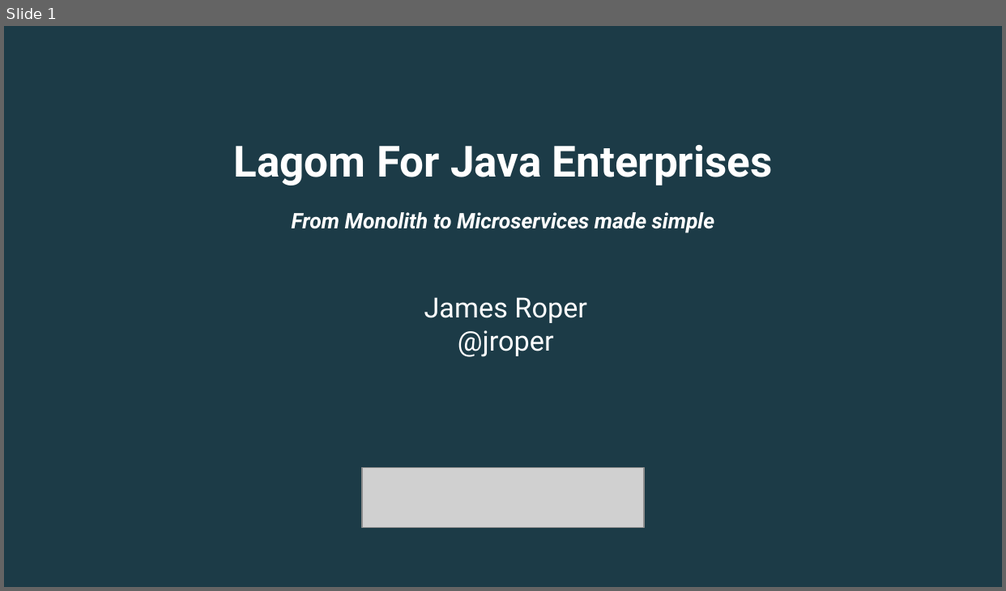
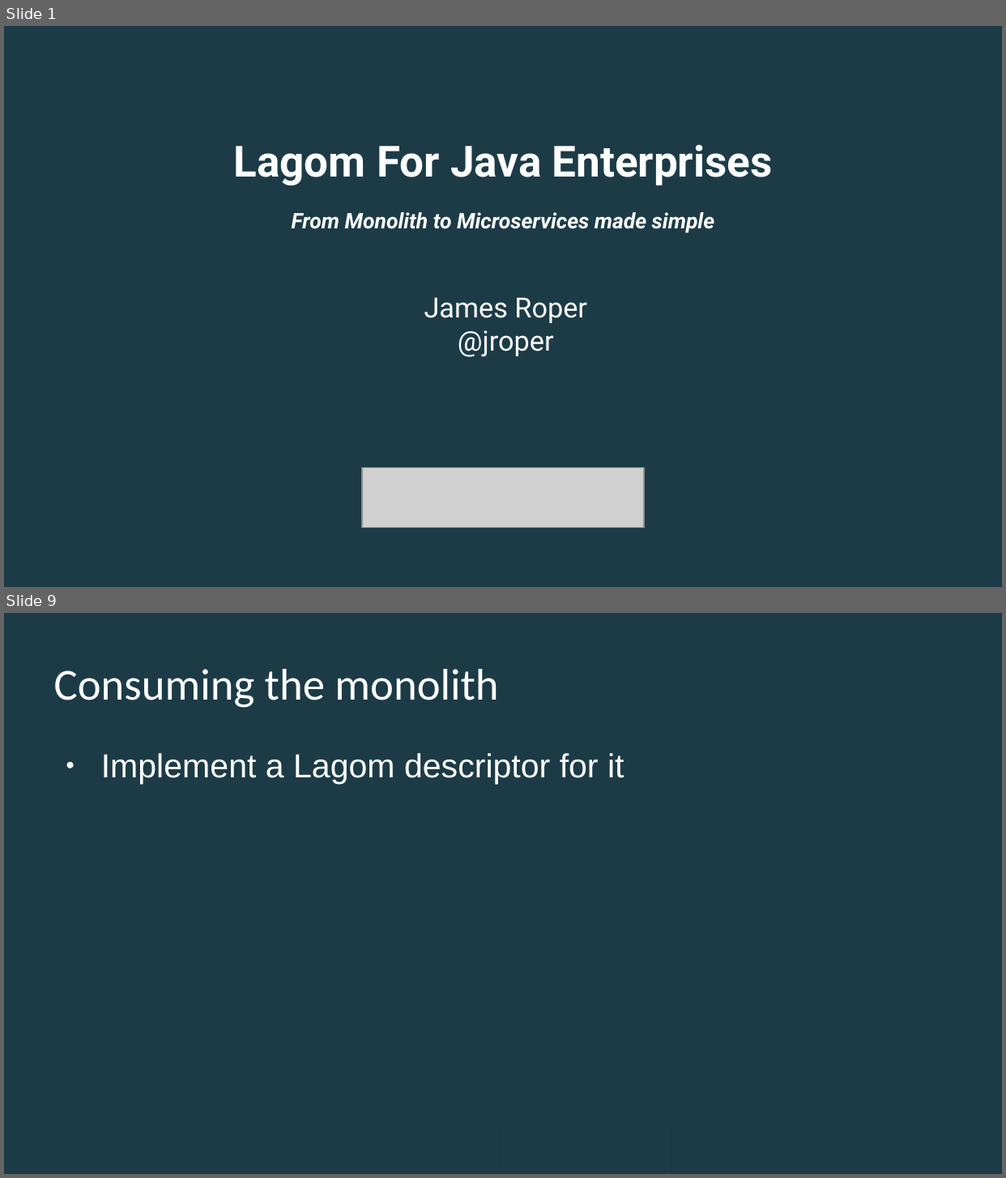
Before and after one commit to jroper/lagom-monolith-presentation, a slide deck: presentation/microservice-to-monolith.odp. Shown one above the other, each under a label of ours: slide 1 before the commit, slides 1 and 9 after it; the slides between them are not shown. The pictures are 1006x591 and 1006x1178 pixels, drawn with LibreOffice and Linux fonts; fonts in the diff are those of the drawing; grey boxes stand for pictures; background and template pictures are left out. Boxes give left, top, right and bottom in pixels: in the first picture for what was removed or moved away, otherwise in the second. Text is boxed around its words. In the diff, an @@ line names an element or a change of style, - is before the commit and + after.

```diff
--- a/presentation/microservice-to-monolith.odp
+++ b/presentation/microservice-to-monolith.odp
@@ slide 9 added at (4, 613, 1002, 1174), background #1C3B47 @@
@@ title added at (54, 669, 498, 708), 32 pt, text #FFFFFF @@
+Consuming the monolith
@@ text added at (101, 753, 624, 784), 24 pt, text #FFFFFF @@
+● Implement a Lagom descriptor for it
@@ rectangle added at (4, 1121, 671, 1174), fill #1C3B47 @@
@@ rectangle added at (4, 1121, 499, 1174), fill #1C3B47 @@
```
Also in this commit, not shown: 1 slide changed, 10 other slides added, 2 slides removed.
